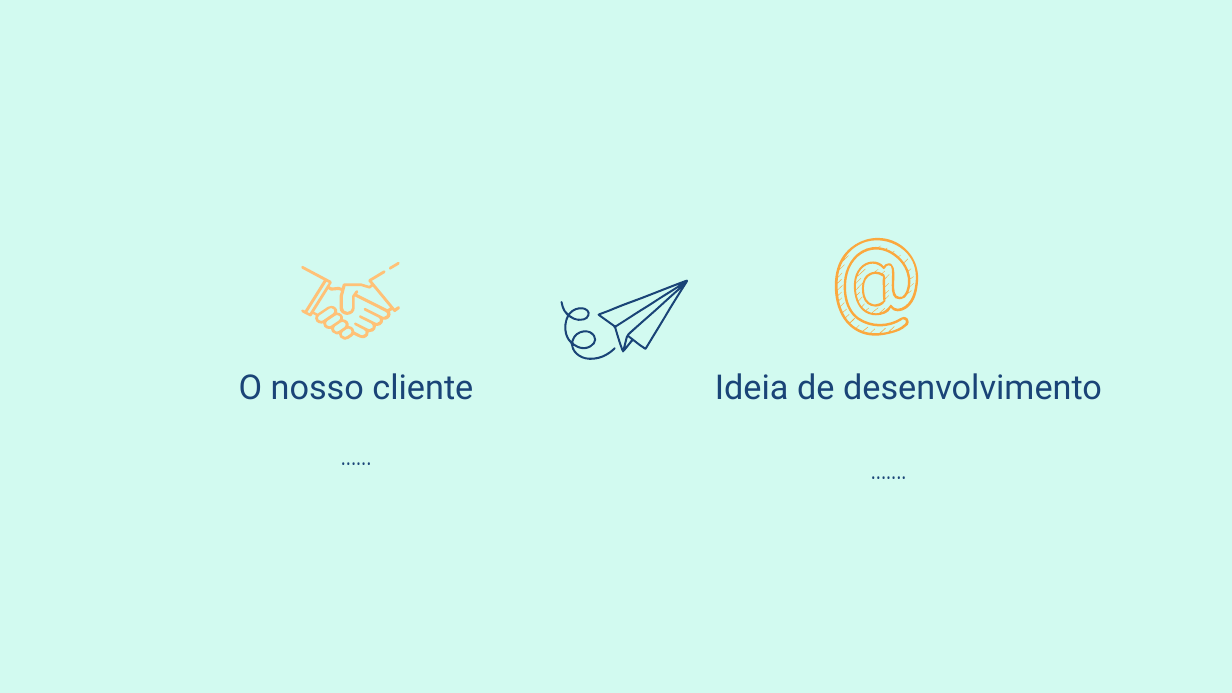
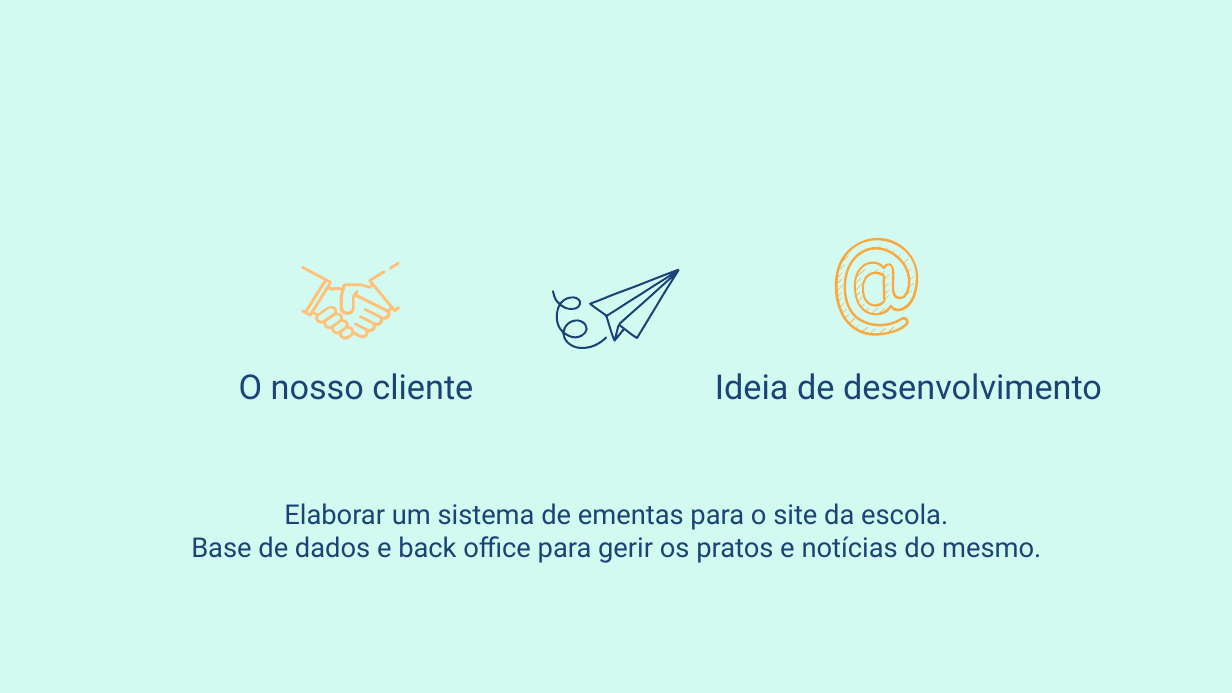
Before and after one commit to DuarteSVL/duartesvl.github.io, a slide deck: slide 5 of Apresentação/ProjectoFinal_TeamT.pptx. Drawn at 1232x693 pixels with LibreOffice and Linux fonts; fonts in the diff are those of the drawing. Boxes give left, top, right and bottom in pixels: in the first picture for what was removed or moved away, otherwise in the second. Text is boxed around its words. In the diff, an @@ line names an element or a change of style, - is before the commit and + after.

```diff
--- a/Apresentação/ProjectoFinal_TeamT.pptx
+++ b/Apresentação/ProjectoFinal_TeamT.pptx
@@ freeform shape: place and size @@
-freeform shape at bbox=[588, 254, 688, 365]
+freeform shape at bbox=[580, 243, 679, 354]
@@ freeform shape: place and size @@
-freeform shape at bbox=[544, 299, 625, 368]
+freeform shape at bbox=[536, 288, 616, 357]
@@ text removed at bbox=[149, 426, 563, 594] @@
-……
@@ text removed at bbox=[681, 440, 1095, 607] @@
-…….
@@ text added at bbox=[191, 503, 1041, 563], 16 pt, text #1A4477 @@
+Elaborar um sistema de ementas para o site da escola.
+Base de dados e back office para gerir os pratos e notícias do mesmo.
```
Also in this commit, not shown: 5 other slides changed, 1 slide removed, 1 other file.
